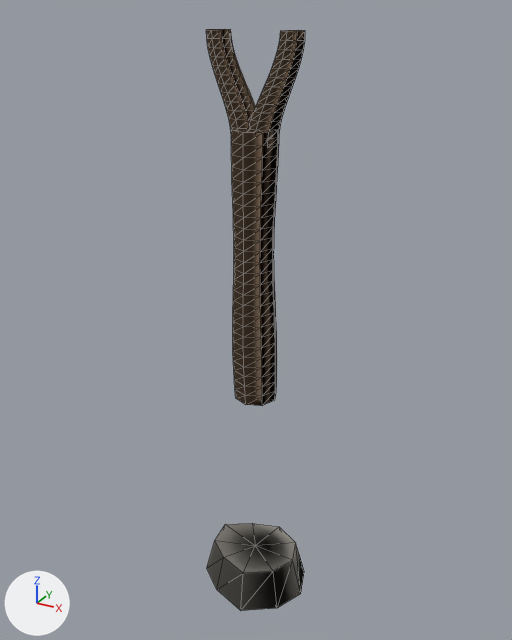
Before and after pictures for a commit that changed the glTF model assets/tower/approved-library/architecture/bagana-f3-3x9x3-v2.glb.
Both versions are drawn from a 50 mm lens placed at (1.77, -3.21, 2.34), pointed at (-0.03, 0.06, 0.71). Lighting does not change. The marker at lower left points along +X, +Y and +Z. The picture after the commit comes second. Mesh edges are drawn as thin lines. Vertices at exactly the same position are counted once.

In view in the first picture: 'bagana_stone', 'bagana_wood'.
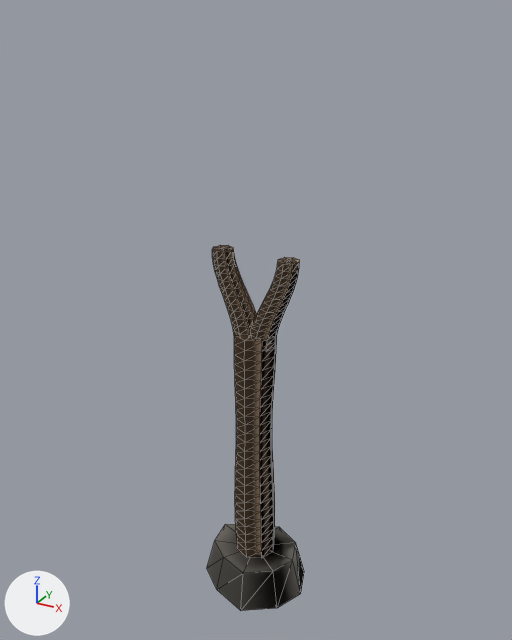
The change, as a diff of the scene's bpy script:
```diff
--- a/assets/tower/approved-library/architecture/bagana-f3-3x9x3-v2.glb.py
+++ b/assets/tower/approved-library/architecture/bagana-f3-3x9x3-v2.glb.py
@@ me_bagana_form_3_wood @@
 # used by ob_bagana_wood; location = (0.0, 0.0, 0.0)
-me_bagana_form_3_wood.from_pydata(...)  # 440 vertices, 864 faces; spans x -0.27..0.27, y -0.13..0.14, z 0.25..2.25
+me_bagana_form_3_wood.from_pydata(...)  # 440 vertices, 864 faces; spans x -0.27..0.27, y -0.13..0.14, z -0.88..1.12
+# me_bagana_form_3_wood part 1: the whole mesh is moved by (0.0, 0.0, -1.12)
 me_bagana_form_3_wood.materials.append(mat_alantil_bagana_wood_pbr)
```

What differs and where, as boxes [x1, y1, x2, y2] in the pictures (512 x 640 px):
'bagana_wood', moved
    before: [206, 29, 305, 406]
    after: [212, 245, 299, 558]
